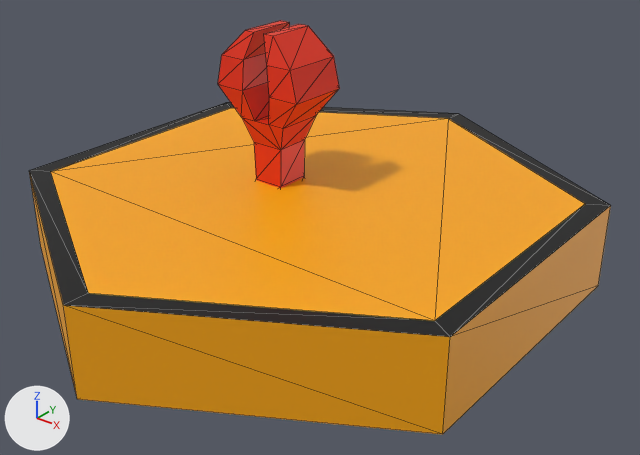
One commit to the glTF model fof/assets/models/tiles/palms/sand_tile_trapped.glb: the scene before it, then after it.
The view is the same before and after, from a 50 mm lens placed at (1.77, -2.142, 1.493), pointed at (0.1, -0.053, 0.198). The lights are fixed; the arrows at lower left show +X, +Y and +Z. The older version comes first. Mesh edges are drawn as thin lines.

The first picture shows 'Plane', 'SandTile-col'.
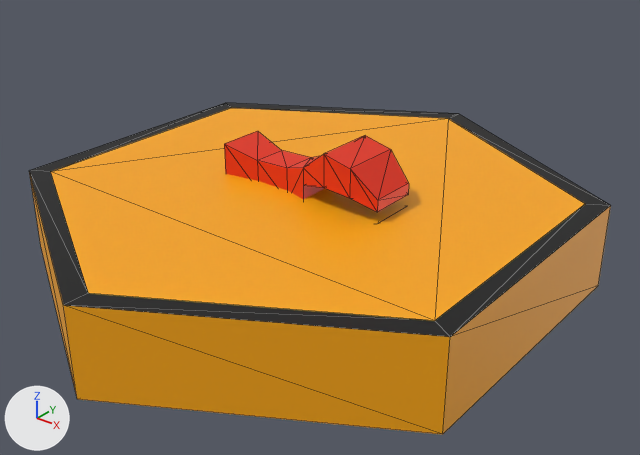
The change, as JSON lines over the scene's bpy script:
```json
{"op": "set", "path": "ob_plane.location", "old": "(0.0, 0.0, 0.472)", "new": "(0.0, 0.0, 0.2)"}
{"op": "set", "path": "ob_plane.rotation_euler", "old": "(0.0, 0.0, 0.0)", "new": "(0.0, 1.571, 0.0)", "note": "degrees (0, 0, 0) -> degrees (0, 90, 0)"}
```

Pixel boxes (x1, y1, x2, y2) of what changed, in the pictures (640 x 455 px):
```json
{"object": "Plane", "change": "moved, turned", "before": [218, 21, 340, 188], "after": [224, 131, 409, 222]}
```
